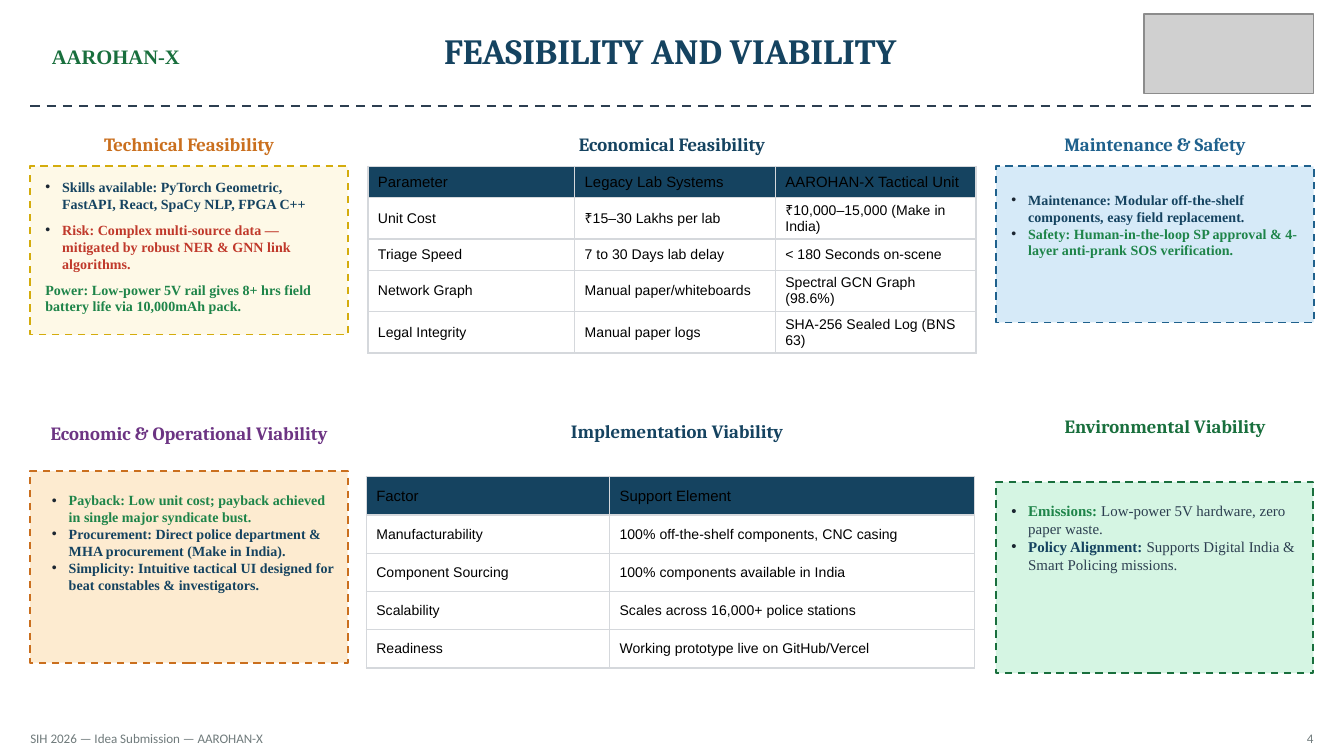
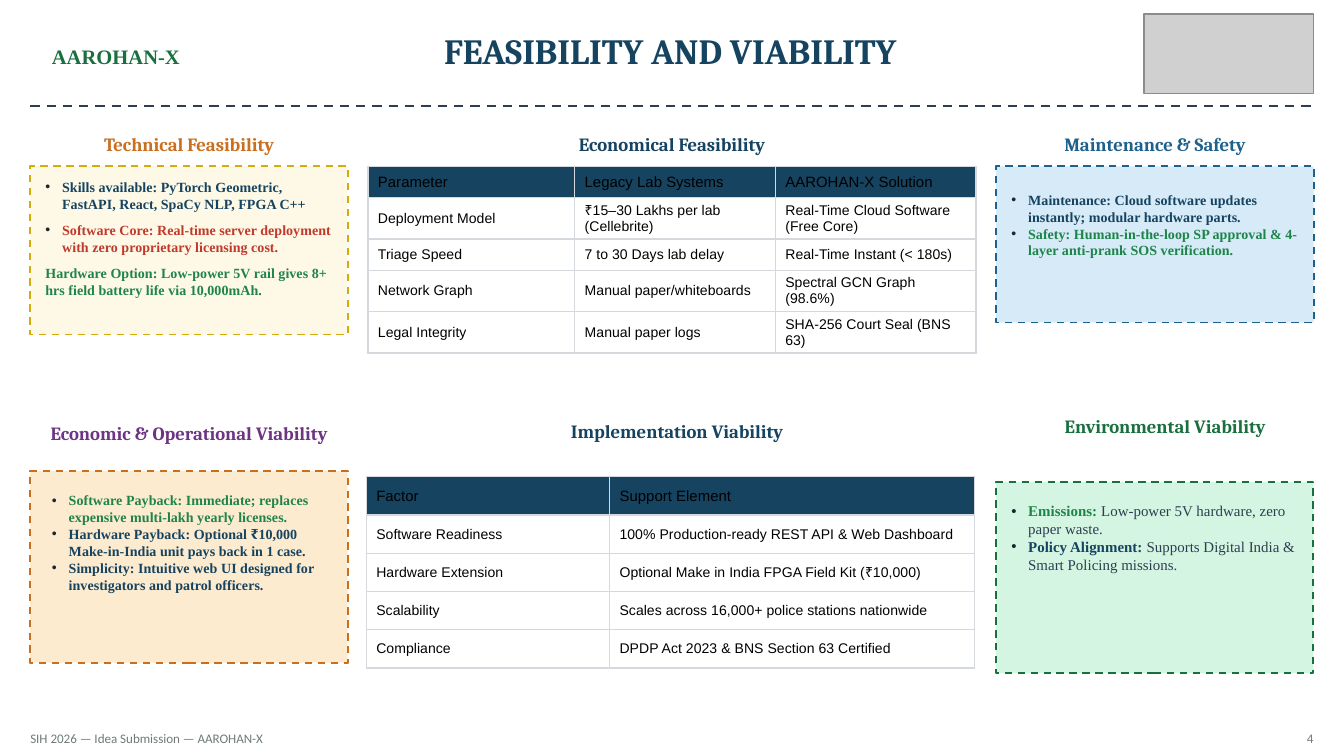
Before and after one commit to muhammedmaahir68-droid/cyber-kit, a slide deck: slide 4 of presentation/SIH_Ideate_Template_AAROHAN-X.pptx. Drawn at 1344x756 pixels with LibreOffice and Linux fonts; fonts in the diff are those of the drawing; grey boxes stand for pictures. Boxes give left, top, right and bottom in pixels: in the first picture for what was removed or moved away, otherwise in the second. Text is boxed around its words. In the diff, an @@ line names an element or a change of style, - is before the commit and + after.

Commit message:
Deploy real-time server architecture, live data ingestion, government warrant approval workflow, and tactical hardware extension

```diff
--- a/presentation/SIH_Ideate_Template_AAROHAN-X.pptx
+++ b/presentation/SIH_Ideate_Template_AAROHAN-X.pptx
@@ table at [368, 167, 976, 382] @@
-row 1, column 3: AAROHAN-X Tactical Unit
+row 1, column 3: AAROHAN-X Solution
-row 2: Unit Cost | ₹15–30 Lakhs per lab | ₹10,000–15,000 (Make in India)
+row 2: Deployment Model | ₹15–30 Lakhs per lab (Cellebrite) | Real-Time Cloud Software (Free Core)
-row 3, column 3: < 180 Seconds on-scene
+row 3, column 3: Real-Time Instant (< 180s)
-row 5, column 3: SHA-256 Sealed Log (BNS 63)
+row 5, column 3: SHA-256 Court Seal (BNS 63)
@@ text at [1028, 195, 1257, 225]: text changed @@
-• Maintenance: Modular off-the-shelf components, easy field replacement.
+• Maintenance: Cloud software updates instantly; modular hardware parts.
@@ text at [45, 225, 330, 298]: text changed @@
-• Risk: Complex multi-source data — mitigated by robust NER & GNN link algorithms.
-Power: Low-power 5V rail gives 8+ hrs field battery life via 10,000mAh pack.
+• Software Core: Real-time server deployment with zero proprietary licensing cost.
+Hardware Option: Low-power 5V rail gives 8+ hrs field battery life via 10,000mAh.
@@ table at [367, 477, 974, 692] @@
-row 2, column 1: Manufacturability
+row 2, column 1: Software Readiness
-row 2, column 2: 100% off-the-shelf components, CNC casing
+row 2, column 2: 100% Production-ready REST API & Web Dashboard
-row 3, column 1: Component Sourcing
+row 3, column 1: Hardware Extension
-row 3, column 2: 100% components available in India
+row 3, column 2: Optional Make in India FPGA Field Kit (₹10,000)
-row 4, column 2: Scales across 16,000+ police stations
+row 4, column 2: Scales across 16,000+ police stations nationwide
-row 5, column 1: Readiness
+row 5, column 1: Compliance
-row 5, column 2: Working prototype live on GitHub/Vercel
+row 5, column 2: DPDP Act 2023 & BNS Section 63 Certified
@@ text at [69, 495, 314, 593]: text changed @@
-• Payback: Low unit cost; payback achieved in single major syndicate bust.
-• Procurement: Direct police department & MHA procurement (Make in India).
-• Simplicity: Intuitive tactical UI designed for beat constables & investigators.
+• Software Payback: Immediate; replaces expensive multi-lakh yearly licenses.
+• Hardware Payback: Optional ₹10,000 Make-in-India unit pays back in 1 case.
+• Simplicity: Intuitive web UI designed for investigators and patrol officers.
```
Also in this commit, not shown: 5 other slides changed, 9 other files.
